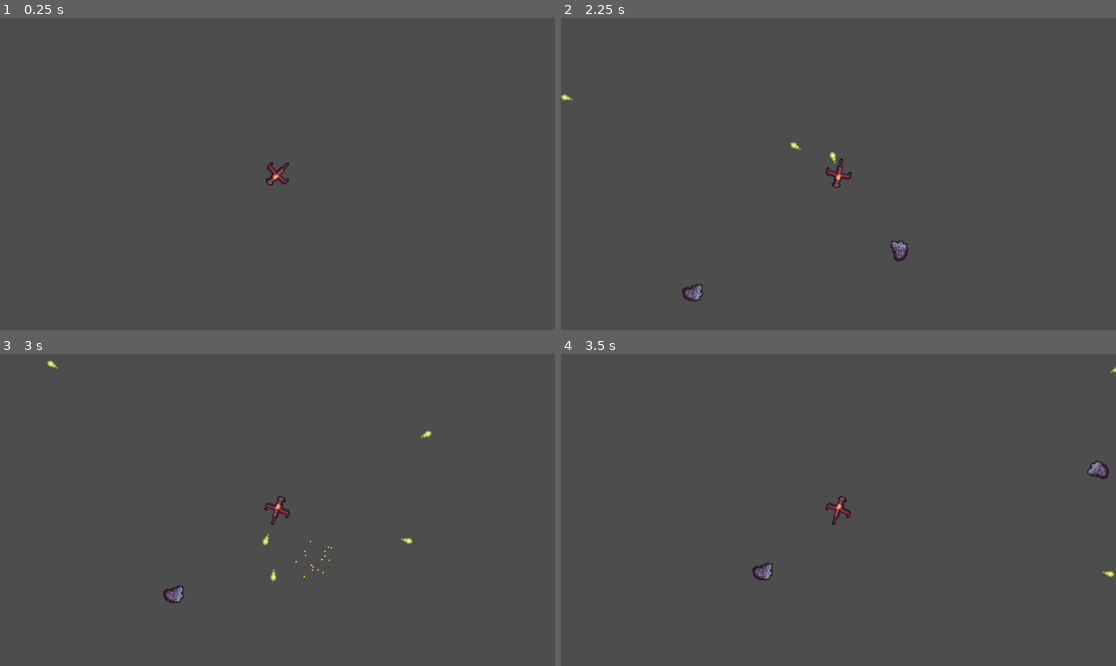
Above: before the commit, frames 1-4 (two rows, left to right).
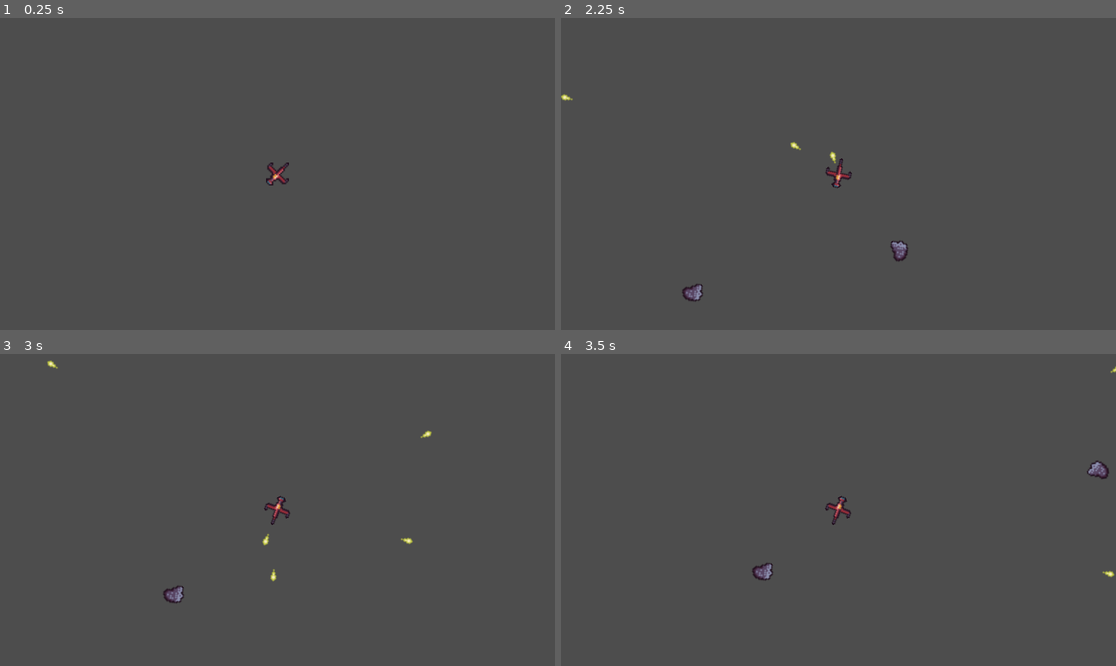
Above: after the commit, the same moments.

Repository: FrostyJoel/GameJam121124
Game: Godot game, scene res://scenes/Microgames/defendtheflag/scenes/level_1.tscn
Two runs of this game, one before a commit and one after it. Both use one fixed random seed, a clock stepped at 60 frames per second and the inputs below. This scene is started directly instead of the project's main scene.
Inputs:
- Up to frame 1 (0.25 s): no input
- Up to frame 2 (2.25 s): tap Enter at 0.5 s; hold D (DirRight) 0.53-1.28 s; hold J (Action2) 0.53-1.28 s; hold S (DirDown) 1.28-2.03 s; tap H (Action1) at 1.35 s; tap J (Action2) at 1.55 s; hold D (DirRight) from 2.03 s (still down); hold J (Action2) from 2.03 s (still down)
- Up to frame 3 (3 s): release D (DirRight) at 2.78 s; release J (Action2) at 2.78 s; hold W (DirUp) from 2.78 s (still down); tap J (Action2) at 2.85 s
- Up to frame 4 (3.5 s): keep holding W (DirUp)

Frames 1-2 are identical in both runs. In frame 3, less than 0.1% of the frame differs, in the area x 53-60%, y 59-72%; in frame 4, nothing differs.

Commit message:
Spawn objects in micro game scene not the root

Diff:
--- a/scenes/Microgames/defendtheflag/scripts/Spawner.gd
+++ b/scenes/Microgames/defendtheflag/scripts/Spawner.gd
@@ -13,6 +13,6 @@
 func _on_timer_timeout() -> void:
 	var _astroid = load("res://scenes/Microgames/defendtheflag/scenes/astroid_1.tscn")
 	var _astroid_instance = _astroid.instantiate()
-	get_tree().current_scene.add_child(_astroid_instance)
+	$"..".add_child(_astroid_instance)
 	_astroid_instance.global_position = global_position
 	_astroid_instance.look_at(player.global_position)
--- a/scenes/Microgames/defendtheflag/scripts/astroid_1.gd
+++ b/scenes/Microgames/defendtheflag/scripts/astroid_1.gd
@@ -19,6 +19,6 @@
 	if area.is_in_group("Laser"):
 		var _explosion = load("res://scenes/Microgames/defendtheflag/scenes/explosion_particles.tscn")
 		var _explosion_instance = _explosion.instantiate()
-		get_tree().current_scene.add_child(_explosion_instance)
+		$".".add_child(_explosion_instance)
 		_explosion_instance.global_position = global_position
 		queue_free()
--- a/scenes/Microgames/defendtheflag/scripts/space_ship.gd
+++ b/scenes/Microgames/defendtheflag/scripts/space_ship.gd
@@ -29,7 +29,7 @@
 func spawn_projectile():
 	var _laser = load("res://scenes/Microgames/defendtheflag/scenes/laser.tscn")
 	var _laser_instance = _laser.instantiate()
-	get_tree().current_scene.add_child(_laser_instance)
+	$"..".add_child(_laser_instance)
 	_laser_instance.global_position = global_position
 	_laser_instance.rotation = self.rotation - PI / 4
 	laser_cooldown = true
@@ -44,6 +44,6 @@
 	if area.is_in_group("Enemy"):
 		var _explosion = load("res://scenes/Microgames/defendtheflag/scenes/explosion_particles.tscn")
 		var _explosion_instance = _explosion.instantiate()
-		get_tree().current_scene.add_child(_explosion_instance)
+		$"..".add_child(_explosion_instance)
 		_explosion_instance.global_position = global_position
 		queue_free()
